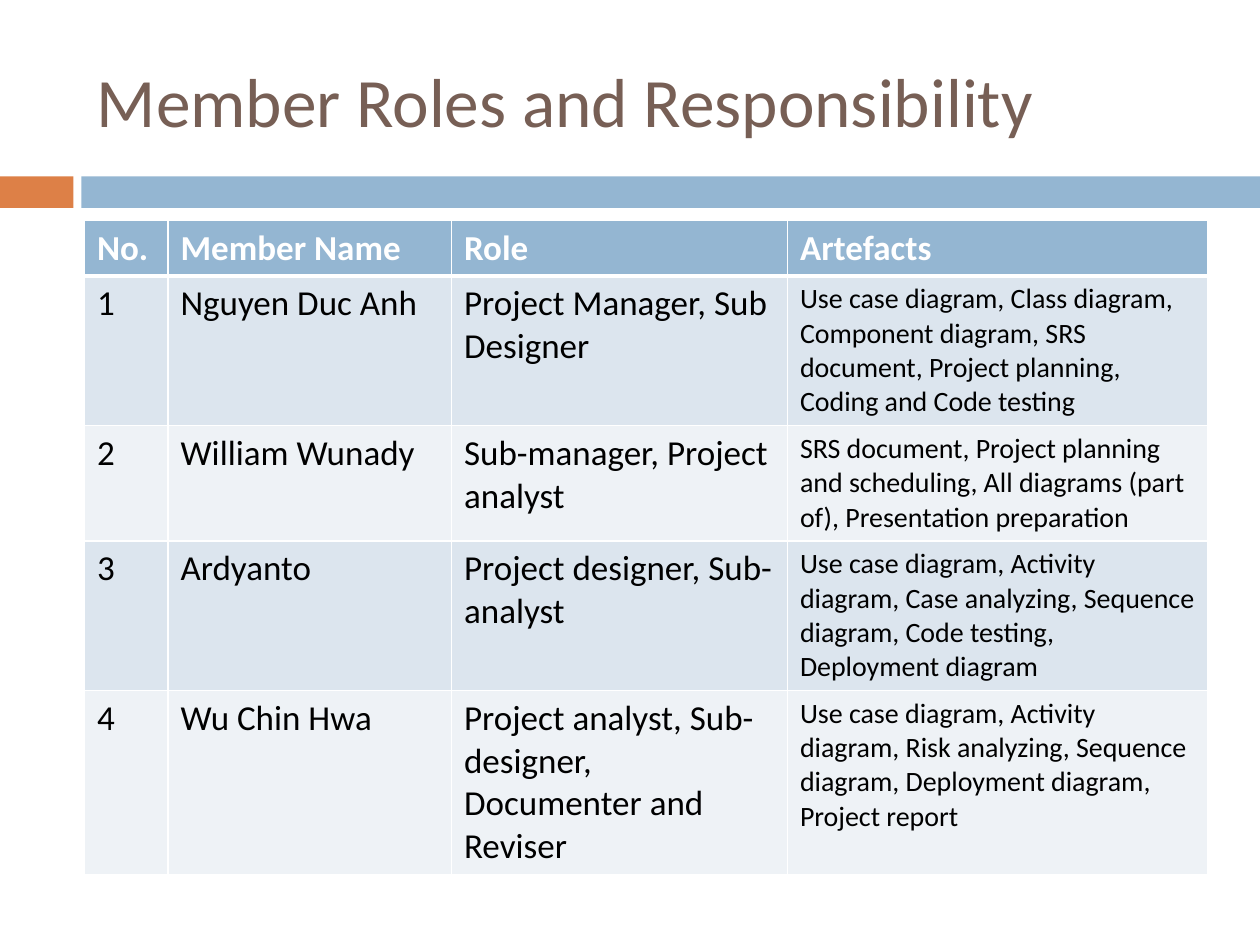
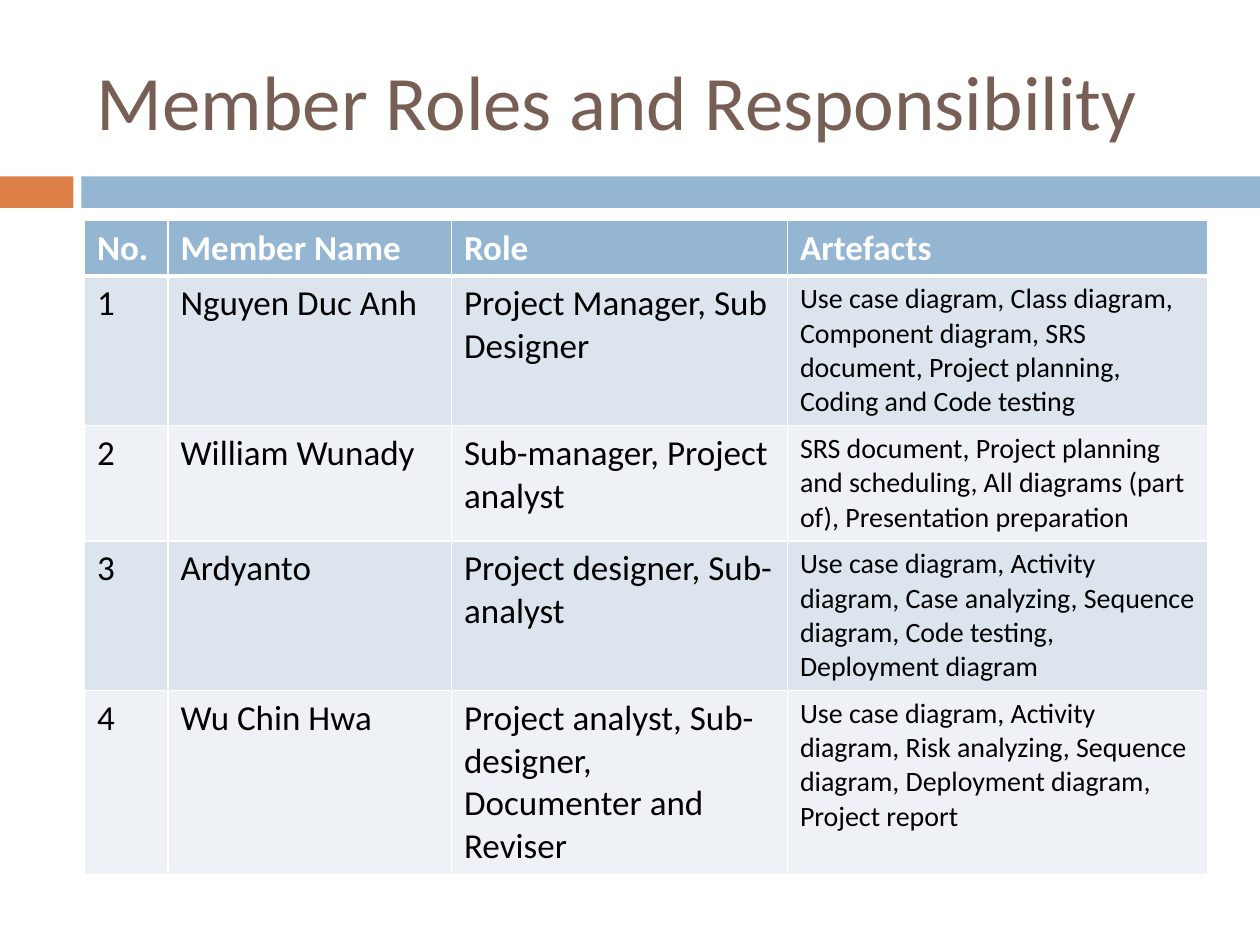
Before and after one commit to ledz1996/Group4Assng, a slide deck: slide 4 of Assn2/CSCI222 a2 presentation.pptx. Drawn at 1260x945 pixels with LibreOffice and Linux fonts; fonts in the diff are those of the drawing. Boxes give left, top, right and bottom in pixels: in the first picture for what was removed or moved away, otherwise in the second. Text is boxed around its words. In the diff, an @@ line names an element or a change of style, - is before the commit and + after.

```diff
--- a/Assn2/CSCI222 a2 presentation.pptx
+++ b/Assn2/CSCI222 a2 presentation.pptx
@@ title "Member Roles and Responsibility" at <box>97,76,1137,143</box>: size 39.6 to 44 pt @@
```
Also in this commit, not shown: 6 other slides changed.
